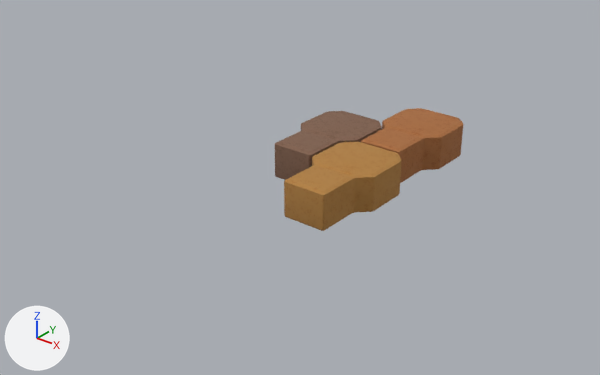
An edit to the glTF model Banjo/Patterns/Interlock-1.glb, drawn before and after from the same camera.
Before and after are seen from a 50 mm camera at (-0.086, -0.778, 0.655) aimed at (-0.975, 0.334, -0.034). Every picture has the same lights, and +X, +Y and +Z are marked at lower left. Vertices at the same position are counted once.

The first picture shows 'Banjo.001', 'Banjo.002', 'Banjo.011'.
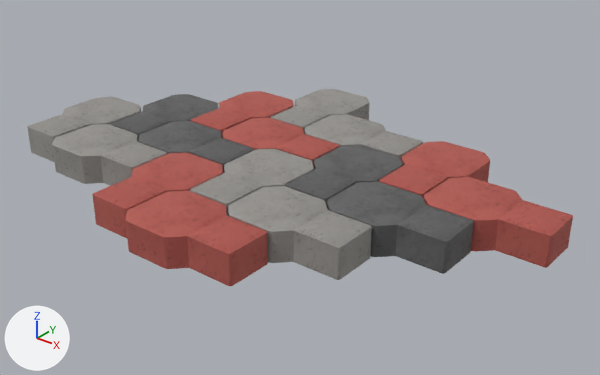
The change, as a diff of the scene's bpy script:
```diff
--- a/Banjo/Patterns/Interlock-1.glb.py
+++ b/Banjo/Patterns/Interlock-1.glb.py
@@ mat_concrete_red @@
+mat_concrete_red = bpy.data.materials.new('concrete_red')
+# uses the picture img_concrete_normal
+# uses the picture img_concrete_red
+# uses the picture img_concrete_roughness
@@ mat_concrete_charcoal @@
+mat_concrete_charcoal = bpy.data.materials.new('concrete_charcoal')
+# uses the picture img_concrete_charcoal
+# uses the picture img_concrete_normal
+# uses the picture img_concrete_roughness
@@ mat_concrete_grey @@
+mat_concrete_grey = bpy.data.materials.new('concrete_grey')
+# uses the picture img_concrete_grey
+# uses the picture img_concrete_normal
+# uses the picture img_concrete_roughness
@@ me_cube_170 @@
-me_cube_170.from_pydata(...)  # 368 vertices, 732 faces; spans x -0.07..0.07, y -0.114..0.114, z -0.037..0.037
-me_cube_170.materials.append(mat_concrete_sunset_tangerine)
+me_cube_170.from_pydata(...)  # 216 vertices, 428 faces; spans x -0.114..0.114, y -0.07..0.07, z -0.03..0.03
+# me_cube_170 part 1: 368 vertices removed from x -0.07..0.07, y -0.114..0.114, z -0.037..0.037; 216 vertices added at x -0.114..0.114, y -0.07..0.07, z -0.03..0.03
+me_cube_170.materials.append(mat_concrete_red)
@@ me_cube_175 @@
-me_cube_175.from_pydata(...)  # 368 vertices, 732 faces; spans x -0.07..0.07, y -0.114..0.114, z -0.037..0.037
-me_cube_175.materials.append(mat_concrete_spanish_brown)
+me_cube_175.from_pydata(...)  # 216 vertices, 428 faces; spans x -0.07..0.07, y -0.114..0.114, z -0.03..0.03
+# me_cube_175 part 2: 368 vertices removed from x -0.07..0.07, y -0.114..0.114, z -0.037..0.037; 216 vertices added at x -0.07..0.07, y -0.114..0.114, z -0.03..0.03
+me_cube_175.materials.append(mat_concrete_charcoal)
@@ me_cube_183 @@
-me_cube_183.from_pydata(...)  # 368 vertices, 732 faces; spans x -0.07..0.07, y -0.114..0.114, z -0.037..0.037
-me_cube_183.materials.append(mat_concrete_orange)
+me_cube_183.from_pydata(...)  # 216 vertices, 428 faces; spans x -0.114..0.114, y -0.07..0.07, z -0.03..0.03
+# me_cube_183 part 3: 368 vertices removed from x -0.07..0.07, y -0.114..0.114, z -0.037..0.037; 216 vertices added at x -0.114..0.114, y -0.07..0.07, z -0.03..0.03
+me_cube_183.materials.append(mat_concrete_red)
@@ ob_banjo_001 @@
 ob_banjo_001 = bpy.data.objects.new('Banjo.001', me_cube_170)
-ob_banjo_001.location = (-0.882, 0.34, 0.0)
+ob_banjo_001.location = (-0.599, 0.386, 0.0)
@@ ob_banjo_011 @@
 ob_banjo_011 = bpy.data.objects.new('Banjo.011', me_cube_183)
-ob_banjo_011.location = (-0.882, 0.573, 0.0)
+ob_banjo_011.location = (-1.067, 0.386, 0.0)
@@ ob_banjo_005 @@
+ob_banjo_005 = bpy.data.objects.new('Banjo.005', me_banjo_001)  # 216 vertices, 428 faces; spans x -0.07..0.07, y -0.114..0.114, z -0.03..0.03
+ob_banjo_005.location = (-0.762, 0.457, 0.0)
@@ ob_banjo_021 @@
+ob_banjo_021 = bpy.data.objects.new('Banjo.021', me_banjo_033)  # 216 vertices, 428 faces; spans x -0.114..0.114, y -0.07..0.07, z -0.03..0.03
+ob_banjo_021.location = (-1.3, 0.152, 0.0)
@@ ob_banjo_020 @@
+ob_banjo_020 = bpy.data.objects.new('Banjo.020', me_banjo_032)  # 216 vertices, 428 faces; spans x -0.07..0.07, y -0.114..0.114, z -0.03..0.03
+ob_banjo_020.location = (-1.466, 0.224, 0.0)
@@ ob_banjo_019 @@
+ob_banjo_019 = bpy.data.objects.new('Banjo.019', me_banjo_031)  # 216 vertices, 428 faces; spans x -0.114..0.114, y -0.07..0.07, z -0.03..0.03
+ob_banjo_019.location = (-1.184, 0.269, 0.0)
@@ ob_banjo_018 @@
+ob_banjo_018 = bpy.data.objects.new('Banjo.018', me_banjo_030)  # 216 vertices, 428 faces; spans x -0.07..0.07, y -0.114..0.114, z -0.03..0.03
+ob_banjo_018.location = (-1.346, 0.34, 0.0)
@@ ob_banjo_017 @@
+ob_banjo_017 = bpy.data.objects.new('Banjo.017', me_banjo_029)  # 216 vertices, 428 faces; spans x -0.114..0.114, y -0.07..0.07, z -0.03..0.03
+ob_banjo_017.location = (-0.95, 0.036, 0.0)
@@ ob_banjo_016 @@
+ob_banjo_016 = bpy.data.objects.new('Banjo.016', me_banjo_028)  # 216 vertices, 428 faces; spans x -0.07..0.07, y -0.114..0.114, z -0.03..0.03
+ob_banjo_016.location = (-1.113, 0.107, 0.0)
@@ ob_banjo_015 @@
+ob_banjo_015 = bpy.data.objects.new('Banjo.015', me_banjo_033.copy())
+ob_banjo_015.location = (-0.833, 0.152, 0.0)
@@ ob_banjo_012 @@
+ob_banjo_012 = bpy.data.objects.new('Banjo.012', me_banjo_032.copy())
+ob_banjo_012.location = (-0.996, 0.224, 0.0)
@@ ob_banjo_010 @@
+ob_banjo_010 = bpy.data.objects.new('Banjo.010', me_banjo_022)  # 216 vertices, 428 faces; spans x -0.07..0.07, y -0.114..0.114, z -0.03..0.03
+ob_banjo_010.location = (-1.232, 0.457, 0.0)
@@ ob_banjo_009 @@
+ob_banjo_009 = bpy.data.objects.new('Banjo.009', me_banjo_033.copy())
+ob_banjo_009.location = (-0.95, 0.503, 0.0)
@@ ob_banjo_004 @@
+ob_banjo_004 = bpy.data.objects.new('Banjo.004', me_banjo_032.copy())
+ob_banjo_004.location = (-1.113, 0.574, 0.0)
@@ ob_banjo_003 @@
+ob_banjo_003 = bpy.data.objects.new('Banjo.003', me_banjo_019)  # 216 vertices, 428 faces; spans x -0.114..0.114, y -0.07..0.07, z -0.03..0.03
+ob_banjo_003.location = (-0.716, 0.269, 0.0)
```

Boxes (x1, y1, x2, y2) around the edits, measured in the pictures (600 x 375 px; the box of a moved part takes in the faces that stretch with it):
'Banjo.001', reshaped, moved (28% wider): before (284, 142, 401, 231); after (423, 177, 573, 268)
'Banjo.017', added: after (125, 191, 268, 286)
'Banjo.015', added: after (228, 186, 372, 280)
'Banjo.003', added: after (327, 181, 474, 274)
'Banjo.011', reshaped, moved: before (361, 108, 463, 183); after (223, 118, 340, 167)
'Banjo.021', added: after (52, 124, 167, 186)
'Banjo.016', added: after (92, 152, 223, 238)
'Banjo.012', added: after (190, 149, 314, 216)
'Banjo.005', added: after (379, 141, 490, 199)
'Banjo.020', added: after (27, 97, 141, 162)
'Banjo.019', added: after (138, 121, 254, 173)
'Banjo.009', added: after (304, 114, 423, 159)
'Banjo.004', added: after (271, 89, 370, 131)
'Banjo.010', added: after (191, 91, 294, 138)
'Banjo.018', added: after (111, 94, 218, 142)
part 2 of me_cube_175, moved or reshaped: before (275, 111, 382, 180); after (286, 145, 403, 206)
